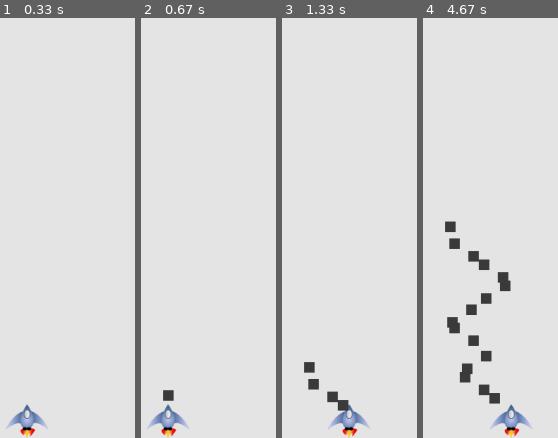
Above: before the commit, frames 1-4 (left to right).
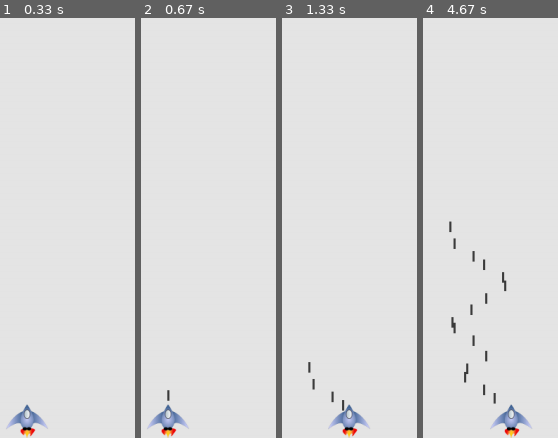
Above: after the commit, the same moments.

Repository: CoJUr/alien_invasion
Game: pygame game, started from alien_invasion.py
Two runs of this game, one before a commit and one after it. Both use one fixed random seed, a clock stepped at 60 frames per second and the inputs below.
Inputs:
- Up to frame 1 (0.33 s): no input
- Up to frame 2 (0.67 s): tap Space at 0.33 s
- Up to frame 3 (1.33 s): hold Right 0.67-1.13 s; tap Space at 0.73, 1.03, 1.23 s; hold Right from 1.17 s (still down)
- Up to frame 4 (4.67 s): tap Space at 1.53, 1.73, 2.03, 2.3, 2.6, 2.73, 3.03, 3.4, 3.7, 3.9, 4.2, 4.4 s; release Right at 1.63 s; hold Left 1.67-2.2 s; hold Left 2.23-2.63 s; hold Right 2.67-3.3 s; hold Left 3.33-3.8 s; hold Right 3.83-4.3 s; hold Right from 4.33 s (still down)

Frame 1 is identical in both runs. In frame 2, 0.2% of the frame differs, in the area x 16-25%, y 88-92%; in frame 3, 0.8%; in frame 4, 2.9%, in the area x 16-66%, y 48-92%.

Commit message:
erroneous bullet_width bug squashed

Diff:
--- a/settings.py
+++ b/settings.py
@@ -16,5 +16,4 @@
         self.bullet_speed = 1.0
         self.bullet_width = 3
         self.bullet_height = 15
-        self.bullet_width = 15
         self.bullet_color = (60, 60, 60)
